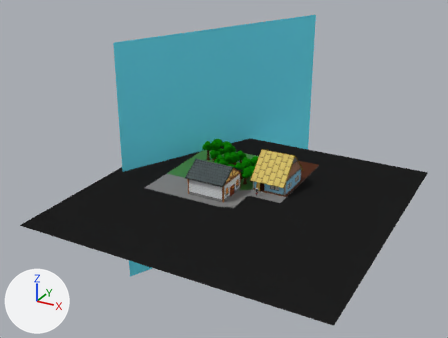
The Blender file projects/2023/daa/scene1.blend: old version first, new version second.
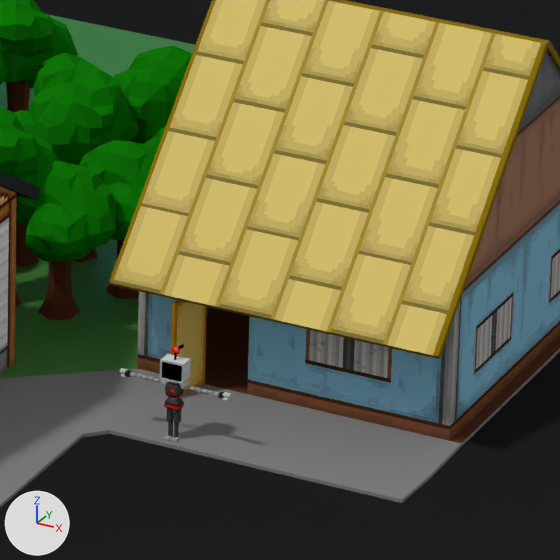
Each version appears first whole from a 50 mm lens placed at (94.4, -185.2, 102.1), pointed at (-13.5, 11.0, 4.0), and next in a close-up on the part from 53% to 66% of the width and 45% to 62% of the height. Arrows for +X, +Y and +Z are at lower left; the lights stay in place.

In view in the first close-up: 'Plane', 'Plane.003', 'antenna', 'attic', 'door', 'head', 'house2', 'leg1', 'leg1.001', 'leg1.002', 'leg2', 'leg2.001', 'roof', 'torso.001', 'torso.002', 'tree2', 'tree2.001', 'tree3.005', 'tree3.006', 'tree3.007', 'wall'.
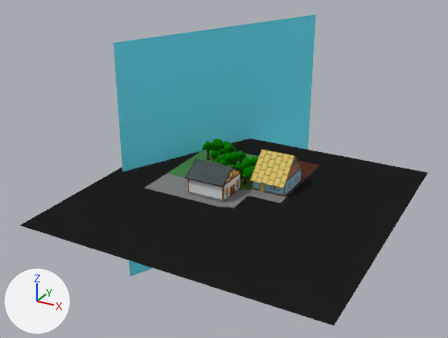
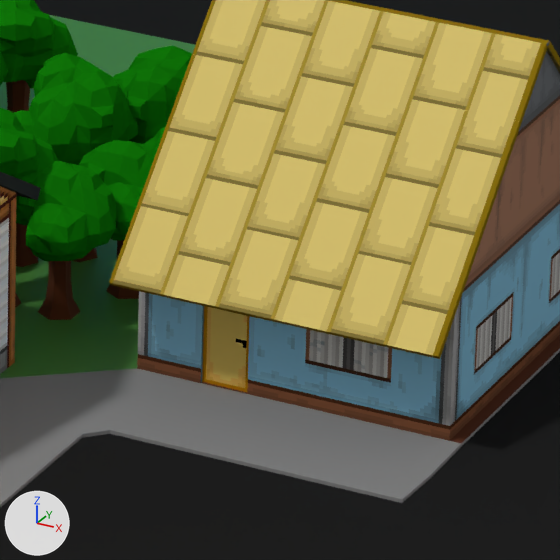
Boxes [x1, y1, x2, y2] around the edits, measured in the close-ups (560 x 560 px):
'door', turned: before [171, 300, 207, 395]; after [202, 306, 250, 392]
'head', moved (not visible afterwards): before [160, 354, 191, 384]
'torso.001', moved (not visible afterwards): before [165, 382, 184, 399]
'torso.002', moved (not visible afterwards): before [164, 397, 184, 410]
'leg1', moved (not visible afterwards): before [174, 408, 182, 424]
'leg2', moved (not visible afterwards): before [167, 408, 174, 422]
'leg2.001', moved (not visible afterwards): before [168, 421, 173, 436]
'leg1.001', moved (not visible afterwards): before [174, 423, 179, 437]
'antenna', moved (not visible afterwards): before [172, 346, 179, 360]
'leg1.002', moved (not visible afterwards): before [170, 436, 180, 443]
'leg2.002', moved (not visible afterwards): before [163, 435, 174, 441]

Diff of the bpy script that builds the scene:
```diff
--- a/projects/2023/daa/scene1.blend.py
+++ b/projects/2023/daa/scene1.blend.py
@@ ob_antenna @@
 ob_antenna = bpy.data.objects.new('antenna', me_antenna)
-ob_antenna.location = (4.98, 2.56, 3.3)
+ob_antenna.location = (4.98, 8.39, 3.3)
 ob_antenna.rotation_euler = (1.571, 0.0, -3.142)  # degrees (90, 0, -180)
@@ ob_head @@
 ob_head = bpy.data.objects.new('head', me_head)
-ob_head.location = (4.98, 2.62, 2.5)
+ob_head.location = (4.98, 8.45, 2.5)
 ob_head.rotation_euler = (1.571, 0.0, -3.142)  # degrees (90, 0, -180)
@@ ob_leg1 @@
 ob_leg1 = bpy.data.objects.new('leg1', me_leg1_002)
-ob_leg1.location = (4.98, 2.56, 0.0)
+ob_leg1.location = (4.98, 8.39, 0.0)
 ob_leg1.rotation_euler = (-1.571, -3.142, 0.0)  # degrees (-90, -180, 0)
@@ ob_leg1_001 @@
 ob_leg1_001 = bpy.data.objects.new('leg1.001', me_leg1_001)
-ob_leg1_001.location = (4.98, 2.56, 0.0)
+ob_leg1_001.location = (4.98, 8.39, 0.0)
 ob_leg1_001.rotation_euler = (1.571, 0.0, -3.142)  # degrees (90, 0, -180)
@@ ob_leg1_002 @@
 ob_leg1_002 = bpy.data.objects.new('leg1.002', me_leg1)
-ob_leg1_002.location = (4.98, 2.56, 0.0)
+ob_leg1_002.location = (4.98, 8.39, 0.0)
 ob_leg1_002.rotation_euler = (1.571, 0.0, -3.142)  # degrees (90, 0, -180)
@@ ob_leg2 @@
 ob_leg2 = bpy.data.objects.new('leg2', me_leg2)
-ob_leg2.location = (4.98, 2.56, 0.0)
+ob_leg2.location = (4.98, 8.39, 0.0)
 ob_leg2.rotation_euler = (-1.571, -3.142, 0.0)  # degrees (-90, -180, 0)
@@ ob_leg2_001 @@
 ob_leg2_001 = bpy.data.objects.new('leg2.001', me_leg2_001)
-ob_leg2_001.location = (4.98, 2.56, 0.0)
+ob_leg2_001.location = (4.98, 8.39, 0.0)
 ob_leg2_001.rotation_euler = (1.571, 0.0, -3.142)  # degrees (90, 0, -180)
@@ ob_leg2_002 @@
 ob_leg2_002 = bpy.data.objects.new('leg2.002', me_leg2_002)
-ob_leg2_002.location = (4.98, 2.56, 0.0)
+ob_leg2_002.location = (4.98, 8.39, 0.0)
 ob_leg2_002.rotation_euler = (1.571, 0.0, -3.142)  # degrees (90, 0, -180)
@@ ob_torso_001 @@
 ob_torso_001 = bpy.data.objects.new('torso.001', me_torso)
-ob_torso_001.location = (4.98, 2.56, -0.16)
+ob_torso_001.location = (4.98, 8.39, -0.16)
 ob_torso_001.rotation_euler = (1.571, 0.0, -3.142)  # degrees (90, 0, -180)
@@ ob_torso_002 @@
 ob_torso_002 = bpy.data.objects.new('torso.002', me_torso_001)
-ob_torso_002.location = (4.98, 2.56, -0.09)
+ob_torso_002.location = (4.98, 8.39, -0.09)
 ob_torso_002.rotation_euler = (1.571, 0.0, -3.142)  # degrees (90, 0, -180)
@@ ob_door @@
 ob_door.location = (3.79, 7.52, 0.0)
-ob_door.rotation_euler = (0.0, 0.0, -1.786)  # degrees (0, 0, -102)
 ob_door.scale = (2.5, 2.5, 2.5)
```
